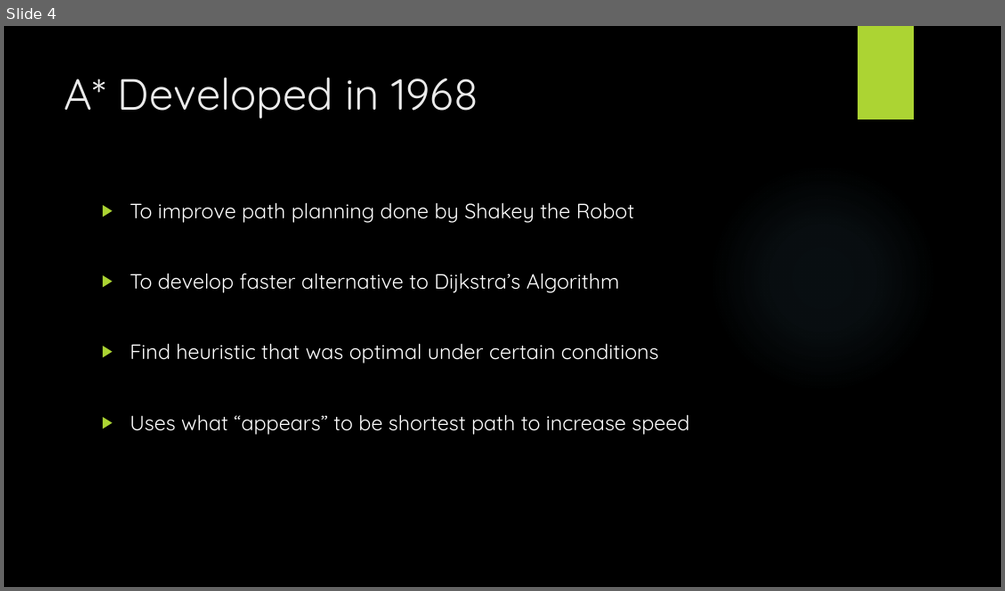
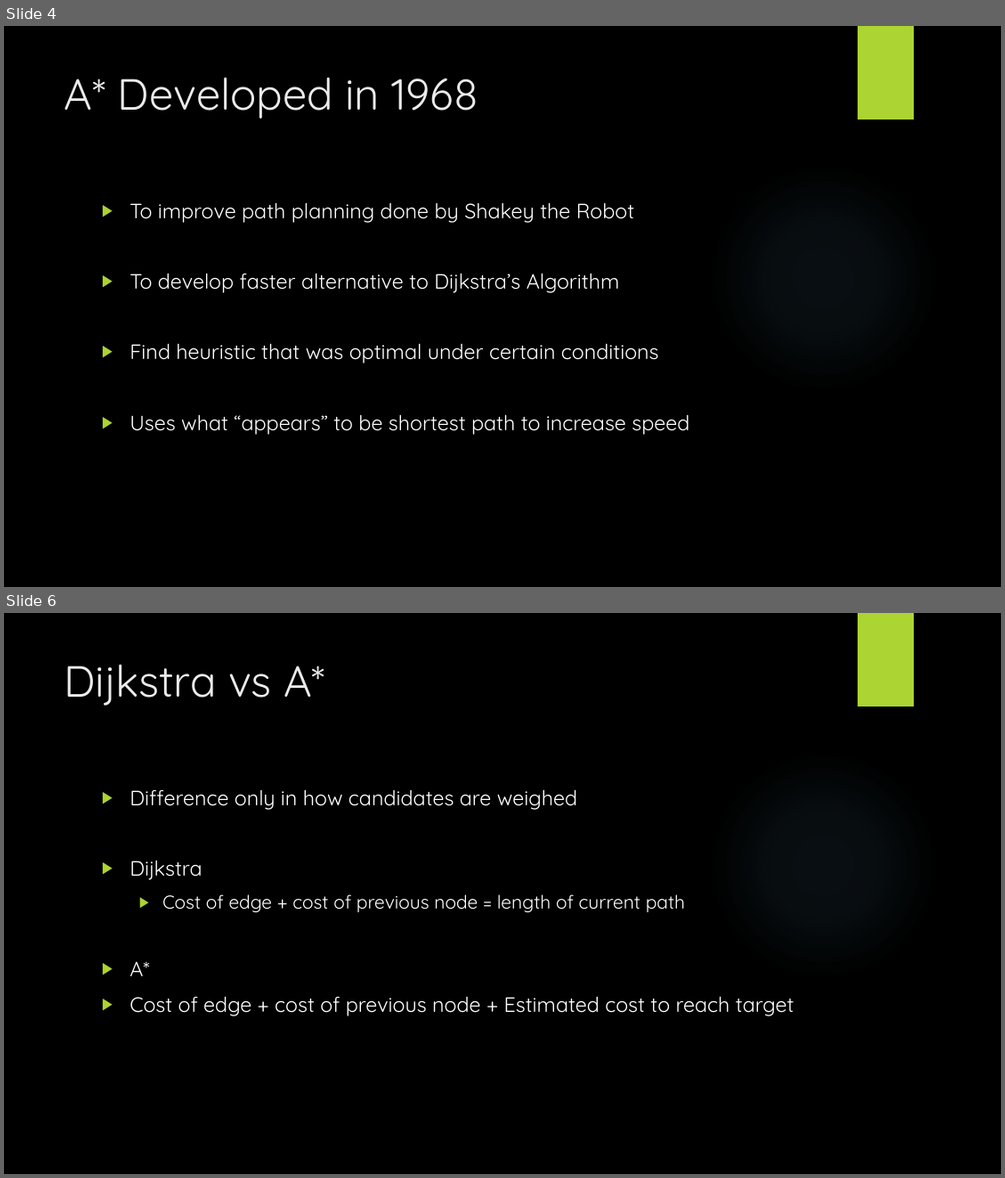
Before and after one commit to StevenPG/GraphTheoryProject2016, a slide deck: Documents/GraphTheoryPresentation.pptx. Shown one above the other, each under a label of ours: slide 4 before the commit, slides 4 and 6 after it; the slides between them are not shown. The pictures are 1005x591 and 1005x1178 pixels, drawn with LibreOffice and Linux fonts; fonts in the diff are those of the drawing; background and template pictures are left out. Boxes give left, top, right and bottom in pixels: in the first picture for what was removed or moved away, otherwise in the second. Text is boxed around its words. In the diff, an @@ line names an element or a change of style, - is before the commit and + after.

```diff
--- a/Documents/GraphTheoryPresentation.pptx
+++ b/Documents/GraphTheoryPresentation.pptx
@@ slide 6 added at box(4, 613, 1001, 1174), background picture (left out); not listed: 2 template elements that a slide beside it also shows @@
@@ title added at box(65, 664, 325, 706), 42 pt, text #EBEBEB @@
+Dijkstra vs A*
@@ text added at box(129, 789, 794, 1016), 20 pt, text #FFFFFF @@
+▶ Difference only in how candidates are weighed
+▶ Dijkstra
+  ▶ Cost of edge + cost of previous node = length of current path
+▶ A*
+▶ Cost of edge + cost of previous node + Estimated cost to reach target
```
Also in this commit, not shown: 2 slides changed, 6 other slides added, 2 other files.
